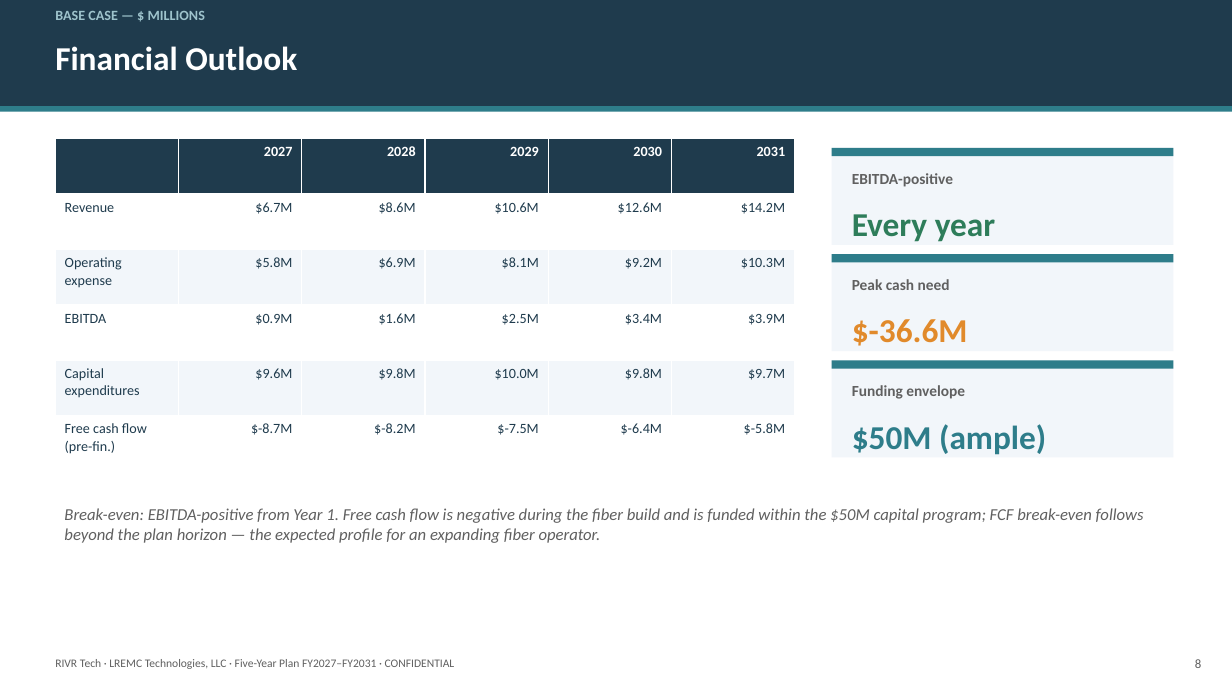
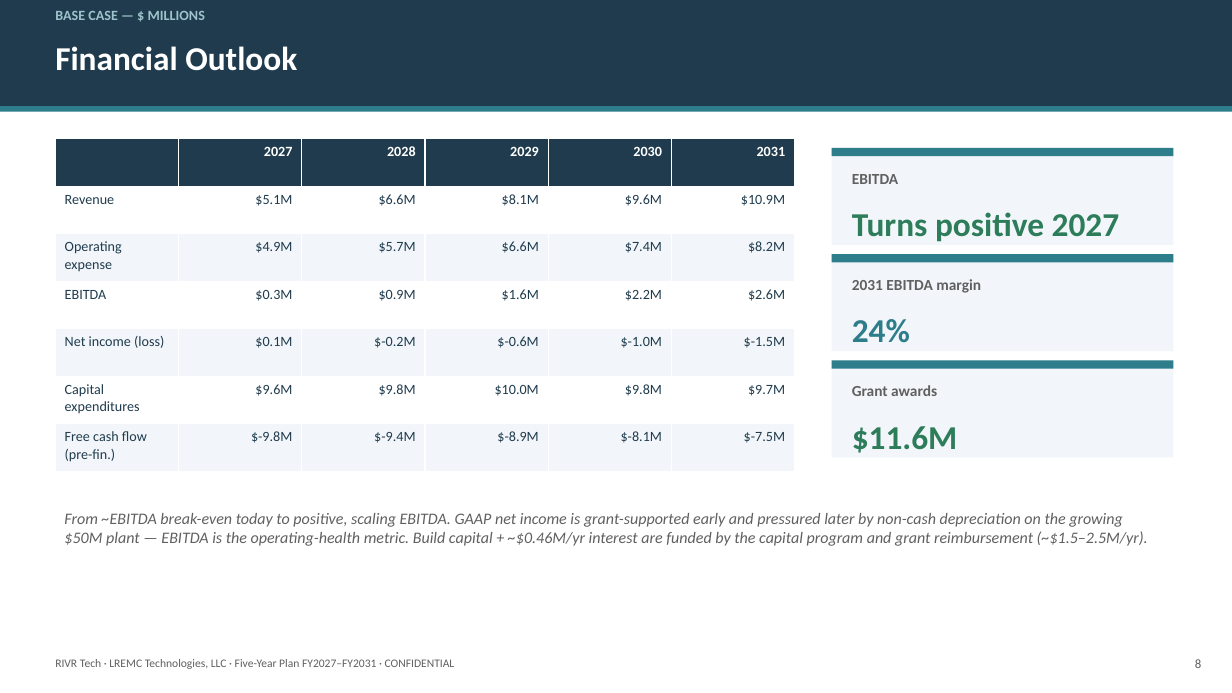
Before and after one commit to dysonjohn2001-sys/claude-skills, a slide deck: slide 9 of rivr-tech-business-plan/RIVR_Tech_Five_Year_Executive_Presentation_2027-2031.pptx. Drawn at 1232x693 pixels with LibreOffice and Linux fonts; fonts in the diff are those of the drawing. Boxes give left, top, right and bottom in pixels: in the first picture for what was removed or moved away, otherwise in the second. Text is boxed around its words. In the diff, an @@ line names an element or a change of style, - is before the commit and + after.

```diff
--- a/rivr-tech-business-plan/RIVR_Tech_Five_Year_Executive_Presentation_2027-2031.pptx
+++ b/rivr-tech-business-plan/RIVR_Tech_Five_Year_Executive_Presentation_2027-2031.pptx
@@ table at (55, 139, 793, 471) @@
-row 2: Revenue | $6.7M | $8.6M | $10.6M | $12.6M | $14.2M
-row 3: Operating expense | $5.8M | $6.9M | $8.1M | $9.2M | $10.3M
-row 4: EBITDA | $0.9M | $1.6M | $2.5M | $3.4M | $3.9M
+row 2: Revenue | $5.1M | $6.6M | $8.1M | $9.6M | $10.9M
+row 3: Operating expense | $4.9M | $5.7M | $6.6M | $7.4M | $8.2M
+row 4: EBITDA | $0.3M | $0.9M | $1.6M | $2.2M | $2.6M
+row 5: Net income (loss) | $0.1M | $-0.2M | $-0.6M | $-1.0M | $-1.5M
-row 6: Free cash flow (pre-fin.) | $-8.7M | $-8.2M | $-7.5M | $-6.4M | $-5.8M
+row 7: Free cash flow (pre-fin.) | $-9.8M | $-9.4M | $-8.9M | $-8.1M | $-7.5M
@@ text at (852, 174, 898, 184): text changed @@
-EBITDA-positive
+EBITDA
@@ text at (852, 212, 1120, 242): text changed @@
-Every year
+Turns positive 2027
@@ text at (852, 279, 981, 293): text changed @@
-Peak cash need
+2031 EBITDA margin
@@ text at (852, 319, 910, 343): text changed; text colour #E18A2B to #2E7D8A @@
-$-36.6M
+24%
@@ text at (852, 385, 937, 396): text changed @@
-Funding envelope
+Grant awards
@@ text at (852, 426, 958, 453): text changed; text colour #2E7D8A to #2E7D5A @@
-$50M (ample)
+$11.6M
@@ text at (64, 513, 1148, 546): text changed; size 13 to 12.5 pt @@
-Break-even: EBITDA-positive from Year 1. Free cash flow is negative during the fiber build and is funded within the $50M capital program; FCF break-even follows beyond the plan horizon — the expected profile for an expanding fiber operator.
+From ~EBITDA break-even today to positive, scaling EBITDA. GAAP net income is grant-supported early and pressured later by non-cash depreciation on the growing $50M plant — EBITDA is the operating-health metric. Build capital + ~$0.46M/yr interest are funded by the capital program and grant reimbursement (~$1.5–2.5M/yr).
```
Also in this commit, not shown: 8 other slides changed, 10 other files.
